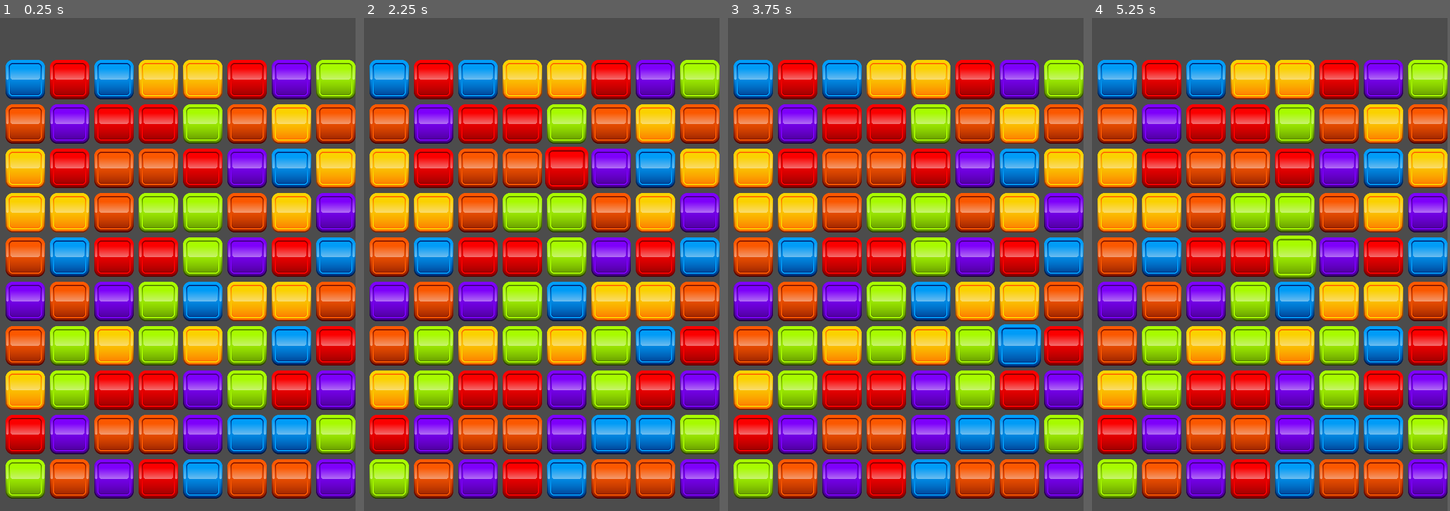
Above: before the commit, frames 1-4 (left to right).
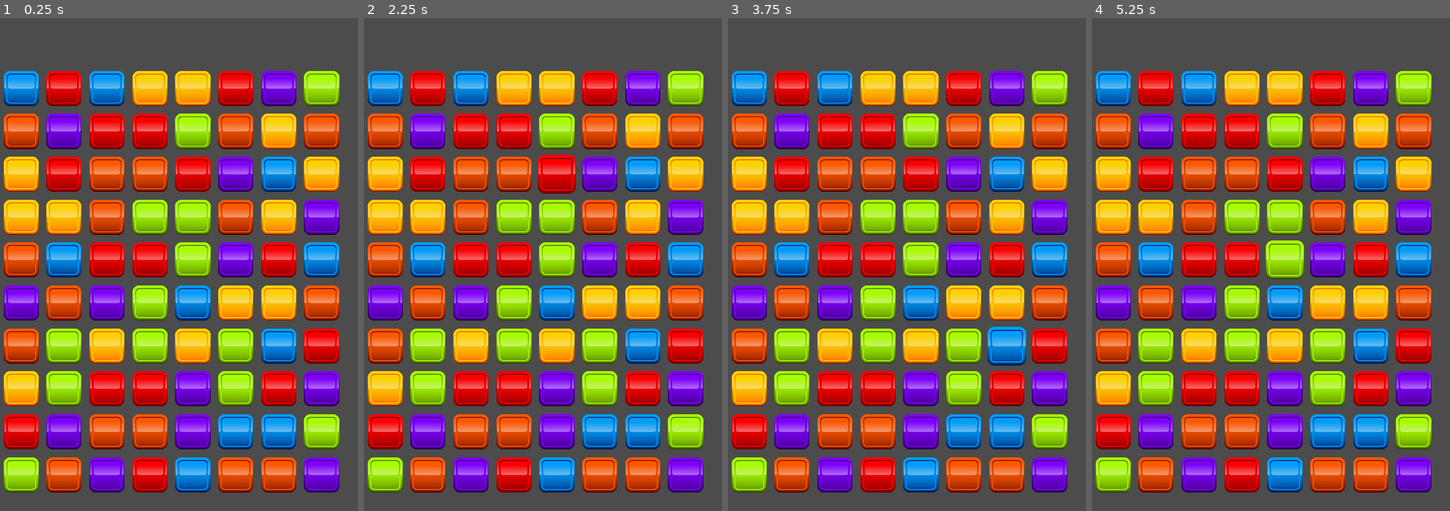
Above: after the commit, the same moments.

Repository: jacob-hart/match-three
Game: Godot game, scene res://scenes/game_window.tscn
Two runs of this game, one before a commit and one after it. Both use one fixed random seed, a clock stepped at 60 frames per second and the inputs below.
Inputs (mouse positions are in pixels of both pictures, inside the frame that each line leads up to):
- Up to frame 1 (0.25 s): no input
- Up to frame 2 (2.25 s): tap Enter at 0.5, 2 s; move the mouse to (614, 239) at 0.52 s; click (614, 239) at 0.6 s; tap Space at 1.25 s; move the mouse to (460, 289) at 1.27 s; click (460, 289) at 1.35 s; move the mouse to (571, 156) at 2.02 s; click (571, 156) at 2.1 s
- Up to frame 3 (3.75 s): tap Space at 2.75 s; move the mouse to (881, 363) at 2.77 s; click (881, 363) at 2.85 s; tap Enter at 3.5 s; move the mouse to (1010, 338) at 3.52 s; click (1010, 338) at 3.6 s
- Up to frame 4 (5.25 s): tap Space at 4.25 s; move the mouse to (1152, 190) at 4.27 s; click (1152, 190) at 4.35 s; move the mouse to (1281, 264) at 5.02 s; click (1281, 264) at 5.1 s
In our replay, the window is 600x800 before the commit and 604x800 after it. These sizes can differ from the game's own. Grey fills any space a smaller window leaves; there, only what the larger window draws over its background counts as a difference.

The runs differ from the first frame. In frame 1, 60% of the frame differs, in the area x 1-100%, y 8-98%; in frame 2, 60%; in frame 3, 60%; in frame 4, 60%.

Commit message:
Improved window sizing and movement controlling

Diff:
--- a/project.godot
+++ b/project.godot
@@ -16,8 +16,8 @@
 
 [display]
 
-window/size/width=600
-window/size/height=800
+window/size/width=676
+window/size/height=896
 window/dpi/allow_hidpi=true
 window/handheld/orientation="portrait"
 window/stretch/mode="2d"
--- a/scenes/block.tscn
+++ b/scenes/block.tscn
@@ -2,12 +2,12 @@
 
 [ext_resource path="res://scripts/Block.gd" type="Script" id=1]
 
-[node name="block" type="Node2D"]
+[node name="block" type="Node2D" index="0"]
 
 script = ExtResource( 1 )
 _sections_unfolded = [ "Z Index" ]
 block_color = 7
-tween_speed = 0.3
+move_speed = 0.3
 
 [node name="Sprite" type="Sprite" parent="." index="0"]
 
--- a/scenes/game_window.tscn
+++ b/scenes/game_window.tscn
@@ -2,17 +2,17 @@
 
 [ext_resource path="res://scenes/grid.tscn" type="PackedScene" id=1]
 
-[node name="game_window" type="Node2D" index="0"]
+[node name="game_window" type="Node2D"]
 
 [node name="grid" parent="." index="0" instance=ExtResource( 1 )]
 
 width_in_blocks = 8
 height_in_blocks = 10
 x_start_position = 64
-y_start_position = 100
-offset = 72
-new_block_start_offset = 2
-allowed_movement_directions = 2
+y_start_position = 128
+offset = 78
+new_block_start_offset = 1
+allowed_movement_directions = 1
 
 [node name="unswap_timer" type="Timer" parent="grid" index="0"]
 
--- a/scripts/block.gd
+++ b/scripts/block.gd
@@ -3,15 +3,19 @@
 enum BlockColor {MAGENTA, RED, ORANGE, YELLOW, GREEN, BLUE, VIOLET, COLORLESS}
 
 export (BlockColor) var block_color
-export (float) var tween_speed
+export (float) var move_speed
 
 onready var move_tween = get_node("move_tween")
 var is_matched = false
 var is_selected = false
 
 # Tweens the block to the target pixel position
-func move(position_to_move_to):
-	move_tween.interpolate_property(self, "position", position, position_to_move_to, tween_speed, Tween.TRANS_QUINT, Tween.EASE_OUT)
+func move_smooth(position_to_move_to):
+	move_tween.interpolate_property(self, "position", position, position_to_move_to, move_speed, Tween.TRANS_QUINT, Tween.EASE_OUT)
+	move_tween.start()
+
+func move_bounce(position_to_move_to):
+	move_tween.interpolate_property(self, "position", position, position_to_move_to, move_speed, Tween.TRANS_BOUNCE, Tween.EASE_OUT)
 	move_tween.start()
 
 # All changes to the block that happen when it is in the destruction process go here
--- a/scripts/grid.gd
+++ b/scripts/grid.gd
@@ -4,7 +4,7 @@
 enum {STATE_WAITING_ON_ANIMATION, STATE_WAITING_FOR_FIRST_SELECTION, STATE_WAITING_FOR_SECOND_SELECTION}
 var interaction_state = STATE_WAITING_FOR_FIRST_SELECTION
 
-enum MovementDirections {ADJACENT_ONLY = 1, ADJACENT_AND_DIAGONAL = 2}
+enum MovementDirections {ADJACENT_ONLY = 1, DIAGONAL_AND_ADJACENT = 2}
 
 export (int) var width_in_blocks
 export (int) var height_in_blocks
@@ -128,8 +128,8 @@
 			blocks[second_block_grid.x][second_block_grid.y] = first_block
 
 			first_block.z_index = 1 # The user is likely more focused on the movement of the first block than the second block, so render the first block above the second
-			first_block.move(grid_to_pixel(second_block_grid.x, second_block_grid.y))
-			second_block.move(grid_to_pixel(first_block_grid.x, first_block_grid.y))
+			first_block.move_smooth(grid_to_pixel(second_block_grid.x, second_block_grid.y))
+			second_block.move_smooth(grid_to_pixel(first_block_grid.x, first_block_grid.y))
 			find_matches()
 	else:
 		# The swap must not have been possible, so let the user select again
@@ -195,7 +195,7 @@
 			if blocks[i][j] == null:
 				for k in range(i, 0 - 1, -1): # Iterates from the bottom of the column up
 					if blocks[k][j] != null:
-						blocks[k][j].move(grid_to_pixel(i, j))
+						blocks[k][j].move_smooth(grid_to_pixel(i, j))
 						blocks[i][j] = blocks[k][j]
 						blocks[k][j] = null
 						break
@@ -218,7 +218,7 @@
 
 				add_child(new_block)
 				new_block.position = grid_to_pixel(i - new_block_start_offset, j)
-				new_block.move(grid_to_pixel(i, j))
+				new_block.move_smooth(grid_to_pixel(i, j))
 				blocks[i][j] = new_block
 	find_matches()
 
